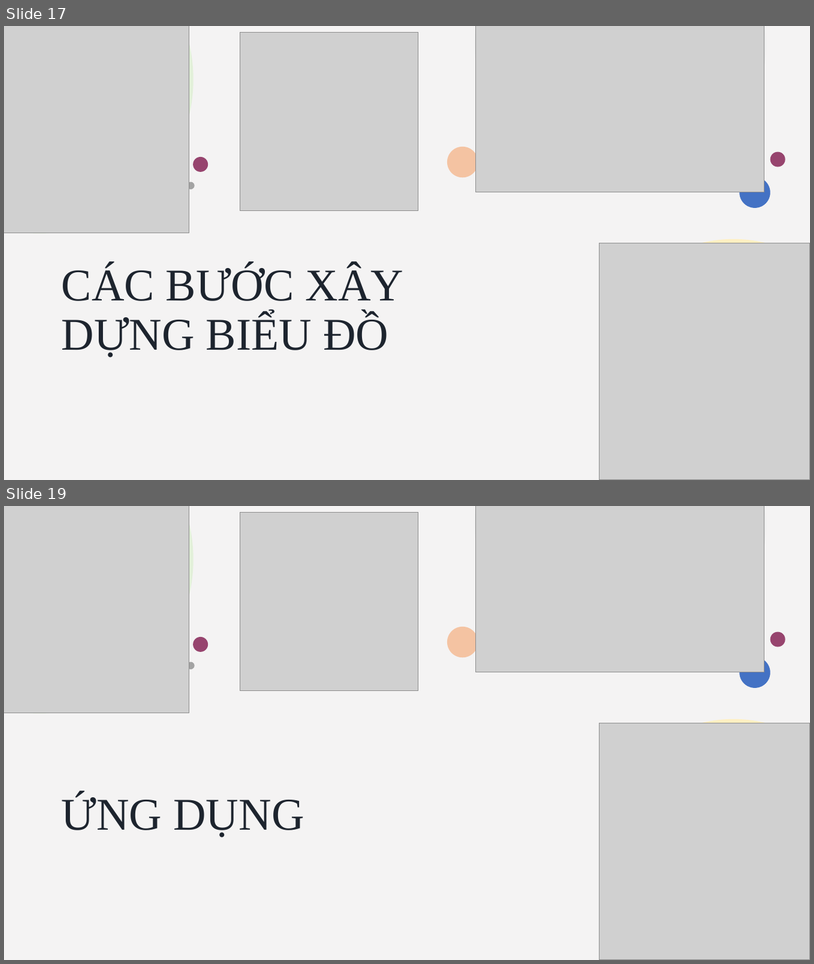
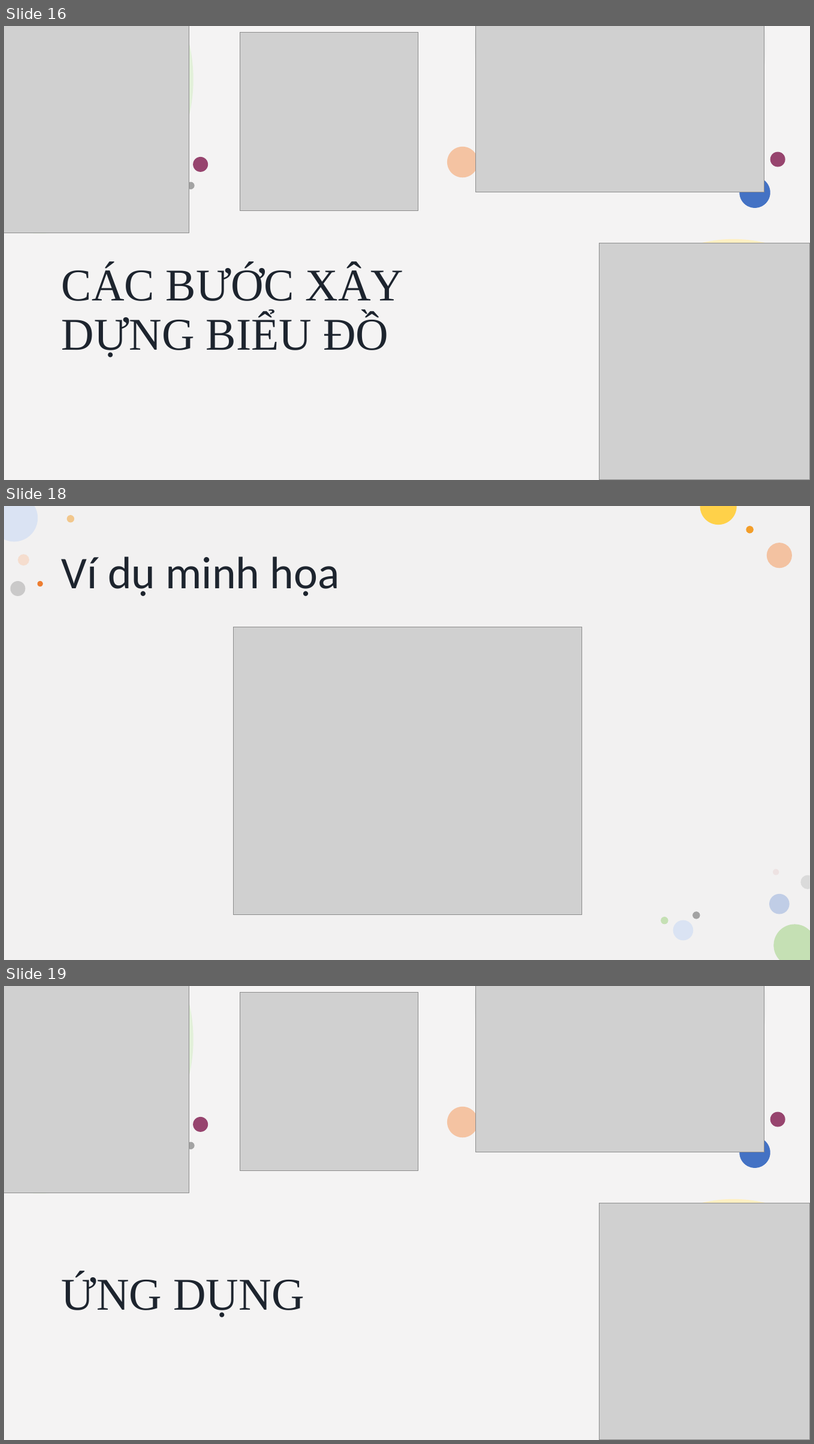
Before and after one commit to Dat0309/Cong-Nghe-Phan-Mem, a slide deck: Ctk43/BIỂU ĐỒ TUẦN TỰ.pptx. Shown one above the other, each under a label of ours: slides 17 and 19 before the commit, slides 16, 18 and 19 after it; the slides between them are not shown. The pictures are 814x964 and 814x1444 pixels, drawn with LibreOffice and Linux fonts; fonts in the diff are those of the drawing; grey boxes stand for pictures. Boxes give left, top, right and bottom in pixels: in the first picture for what was removed or moved away, otherwise in the second. Text is boxed around its words. In the diff, an @@ line names an element or a change of style, - is before the commit and + after.

```diff
--- a/Ctk43/BIỂU ĐỒ TUẦN TỰ.pptx
+++ b/Ctk43/BIỂU ĐỒ TUẦN TỰ.pptx
@@ slide 18 added at (x1=4, y1=506, x2=810, y2=960), background #FFFFFF @@
@@ rectangle added at (x1=4, y1=506, x2=810, y2=960), fill #F2F1F1 @@
@@ title added at (x1=62, y1=556, x2=340, y2=596), 54 pt, text #1D242E @@
+Ví dụ minh họa
@@ picture added at (x1=233, y1=627, x2=582, y2=915) @@
@@ group added at (x1=4, y1=506, x2=810, y2=960): 11 ellipses, 4 freeform shapes @@
@@ what was slide 17 is now slide 16 @@
```
Also in this commit, not shown: 3 slides changed, 1 slide removed, 6 other files.
